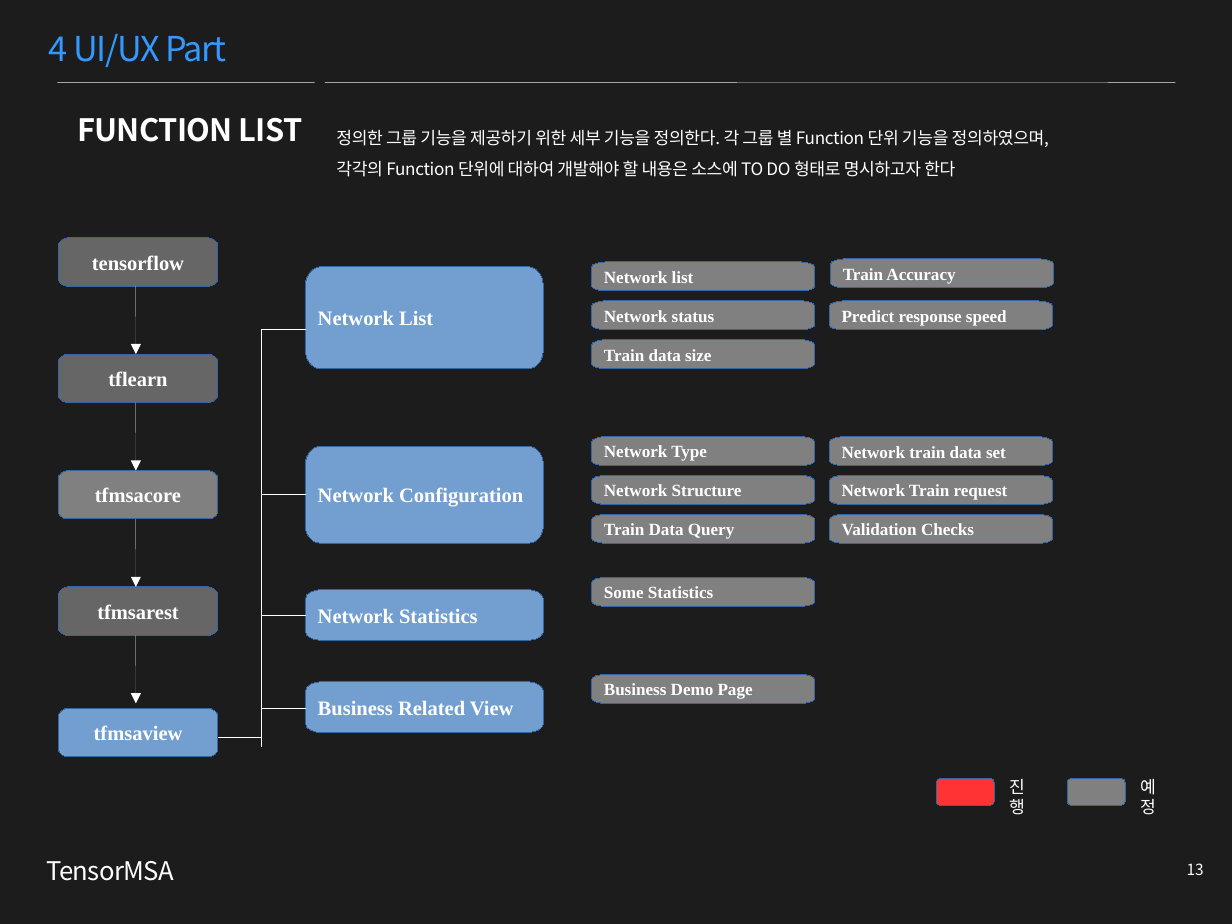
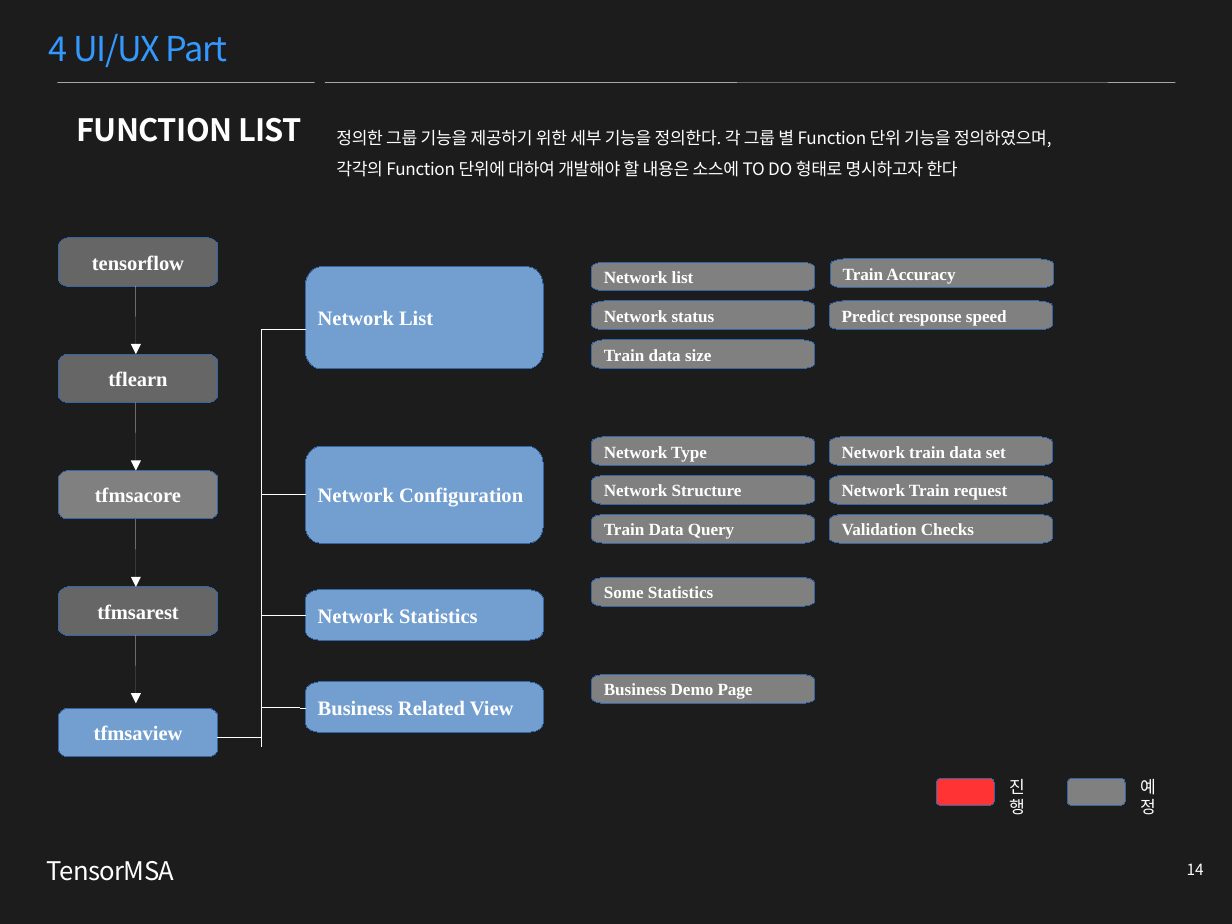
Before and after one commit to TensorMSA/tensormsa_old, a slide deck: slide 14 of TensorMSA.pptx (slide 13 before the commit). Drawn at 1232x924 pixels with LibreOffice and Linux fonts; fonts in the diff are those of the drawing. Boxes give left, top, right and bottom in pixels: in the first picture for what was removed or moved away, otherwise in the second. Text is boxed around its words. In the diff, an @@ line names an element or a change of style, - is before the commit and + after.

```diff
--- a/TensorMSA.pptx
+++ b/TensorMSA.pptx
@@ text "정의한 그룹 기능을 제공하기 위한 ..." at (x1=336, y1=130, x2=1052, y2=177): letter spacing -0.2 to -0.1 pt @@
@@ page number at (x1=1187, y1=863, x2=1204, y2=875): text changed @@
-13
+14
```
Also in this commit, not shown: 19 other slides changed, 1 slide added.
